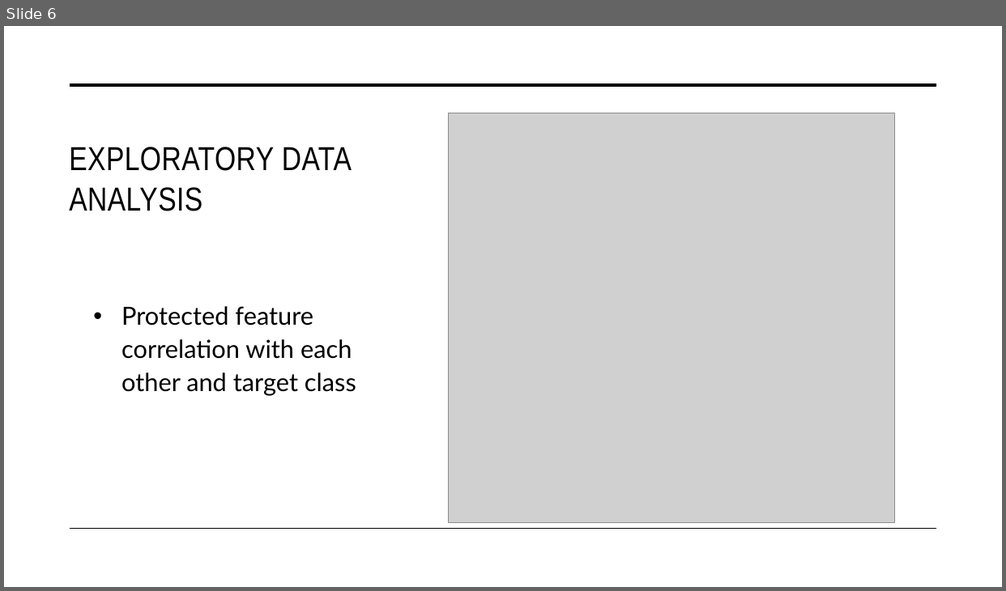
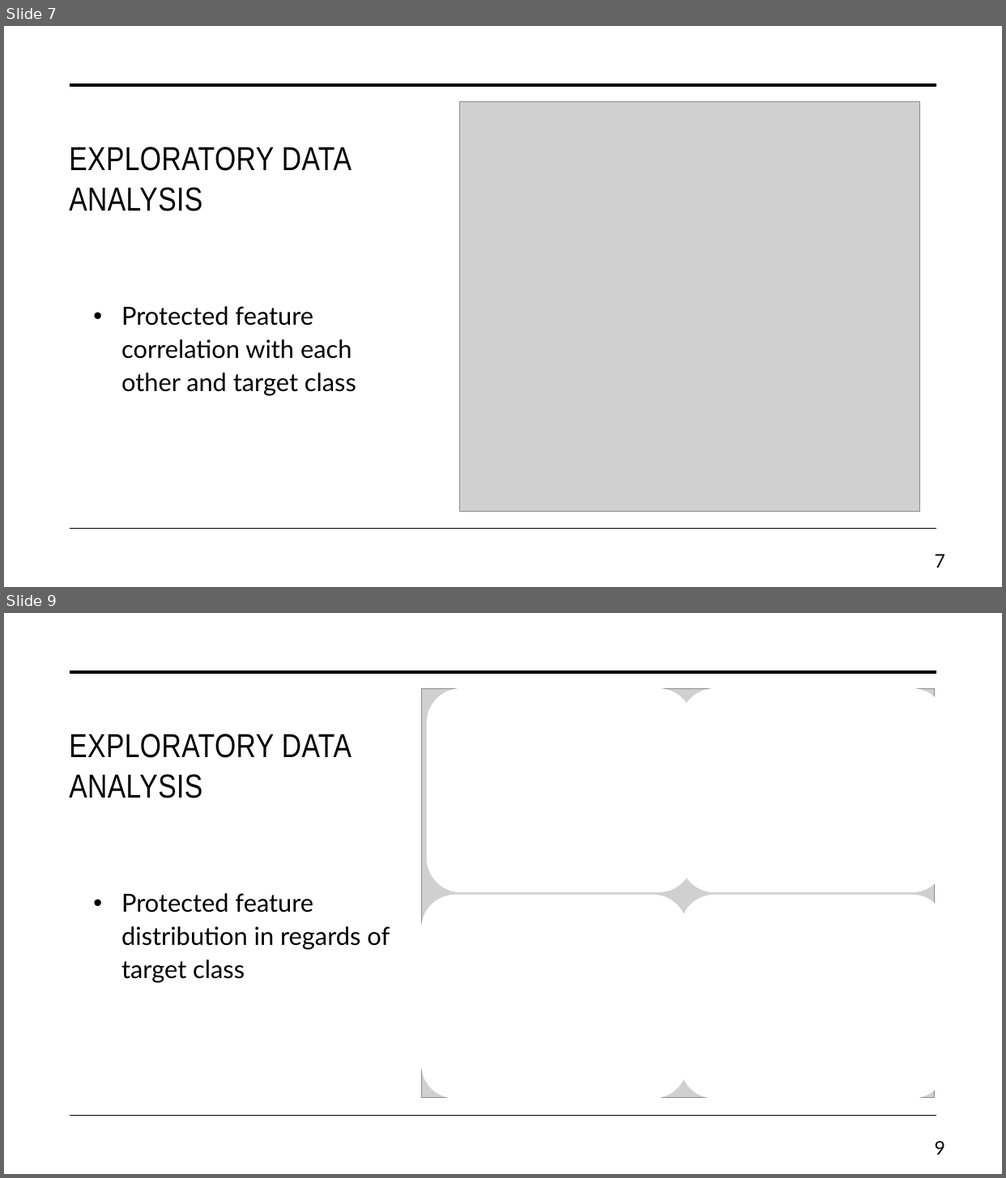
Before and after one commit to WiiLife/XAI_project, a slide deck: Trustworthy Autonomous Systems.pptx. Shown one above the other, each under a label of ours: slide 6 before the commit, slides 7 and 9 after it; the slides between them are not shown. The pictures are 1006x591 and 1006x1178 pixels, drawn with LibreOffice and Linux fonts; fonts in the diff are those of the drawing; grey boxes stand for pictures. Boxes give left, top, right and bottom in pixels: in the first picture for what was removed or moved away, otherwise in the second. Text is boxed around its words. In the diff, an @@ line names an element or a change of style, - is before the commit and + after.

```diff
--- a/Trustworthy Autonomous Systems.pptx
+++ b/Trustworthy Autonomous Systems.pptx
@@ slide 9 added at (4,613,1002,1174), background #FFFFFF; not listed: 2 template elements that a slide beside it also shows @@
@@ picture added at (422,689,935,1099) @@
@@ rounded rectangle added at (428,689,692,892), fill #FFFFFF, outline #FFFFFF 1.5 pt @@
@@ rounded rectangle added at (681,689,947,892), fill #FFFFFF, outline #FFFFFF 1.5 pt @@
@@ title added at (69,734,351,798), 32 pt, text #000000 @@
+EXPLORATORY DATA ANALYSIS
@@ text added at (121,893,390,983), 24 pt, text #000000 @@
+• Protected feature distribution in regards of target class
@@ rounded rectangle added at (422,895,687,1098), fill #FFFFFF, outline #FFFFFF 1.5 pt @@
@@ rounded rectangle added at (681,895,947,1098), fill #FFFFFF, outline #FFFFFF 1.5 pt @@
@@ page number added at (935,1141,945,1155), 18 pt, text #000000 @@
+9
@@ what was slide 6 is now slide 7 @@
@@ slide 7 changed as well @@
@@ picture: place and size @@
-picture at (449,113,895,523)
+picture at (460,102,920,512)
@@ page number added at (935,554,945,568), 18 pt, text #000000 @@
+7
```
Also in this commit, not shown: 17 other slides changed, 3 other slides added, 1 slide removed, 2 other files.
